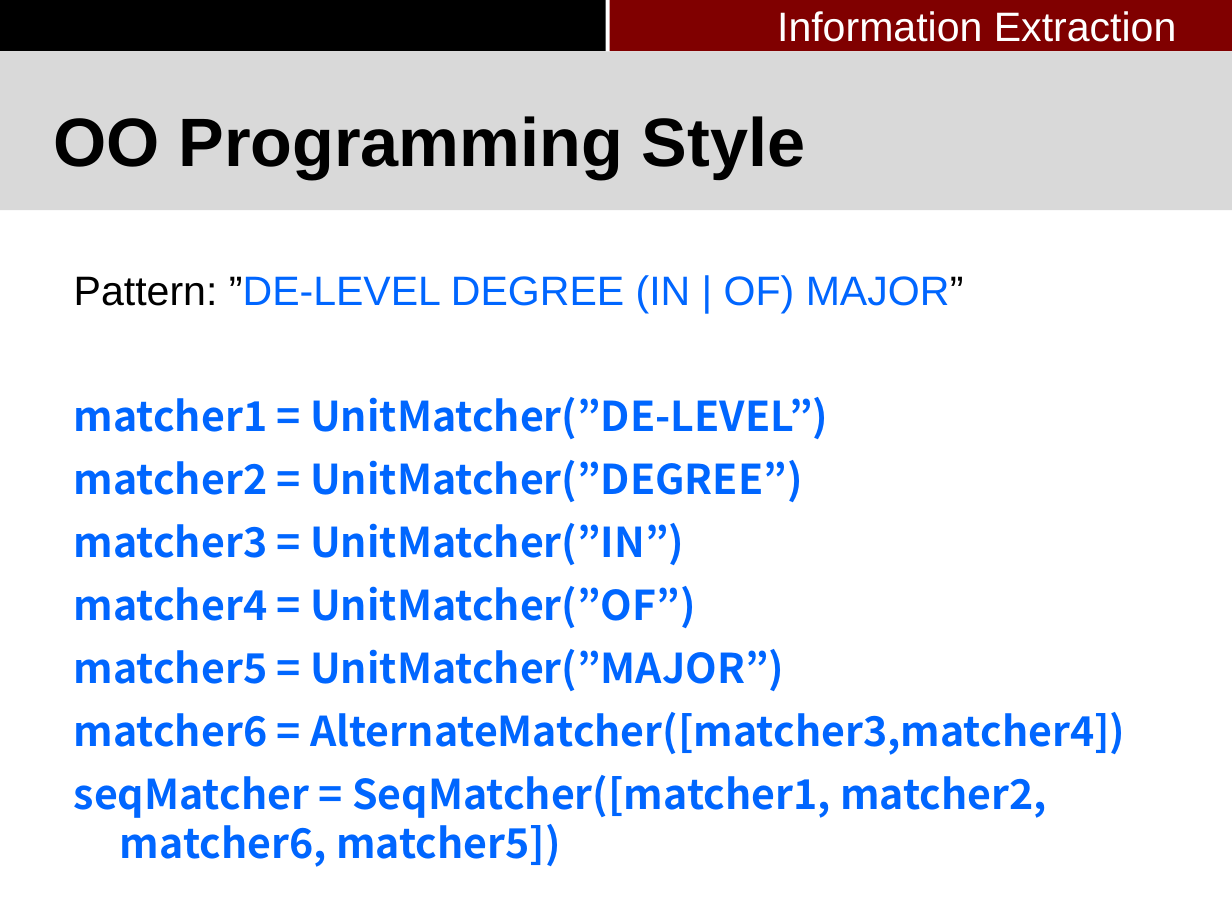
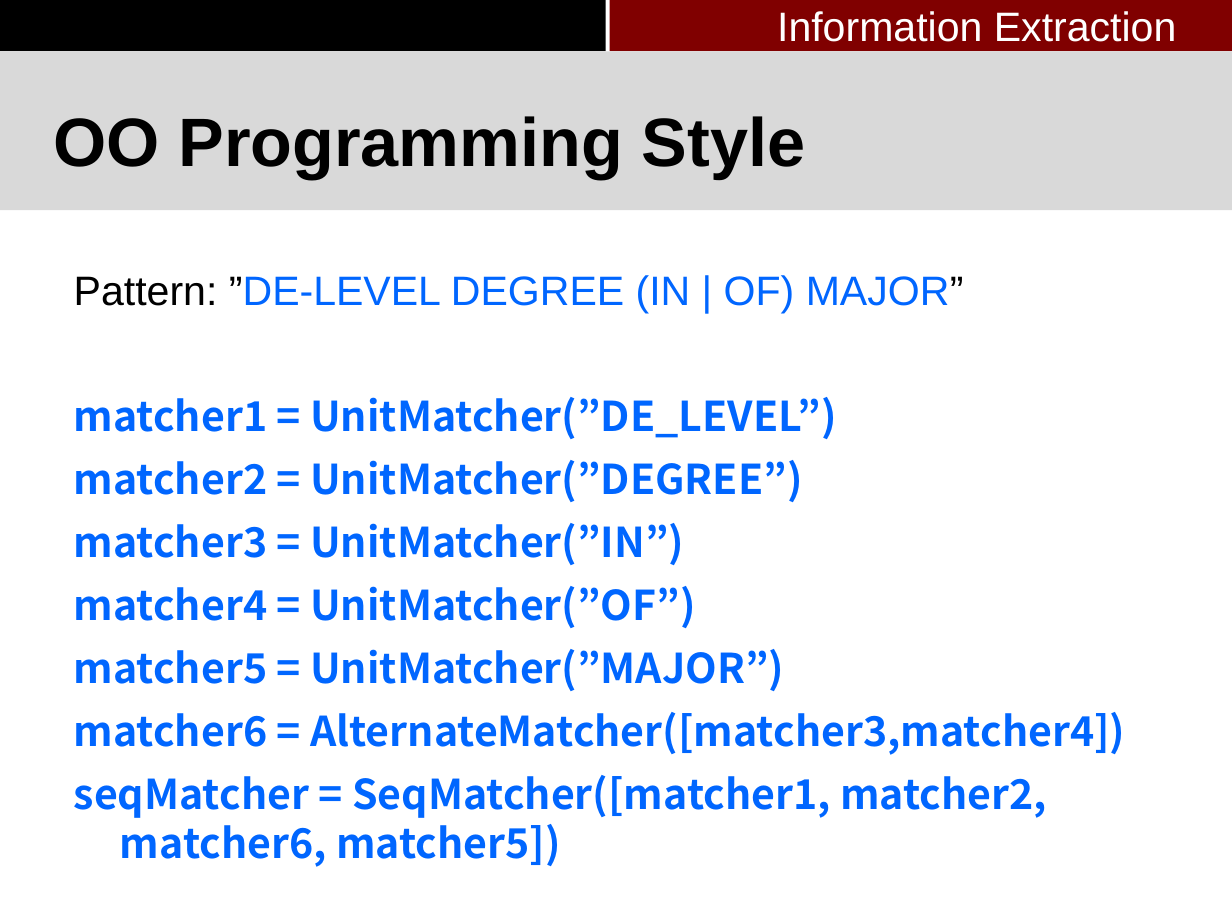
Before and after one commit to pkushiqiang/thesis, a slide deck: slide 42 of media/Master's thesis-3.pptx (slide 41 before the commit). Drawn at 1232x924 pixels with LibreOffice and Linux fonts; fonts in the diff are those of the drawing; background and template pictures are left out. Boxes give left, top, right and bottom in pixels: in the first picture for what was removed or moved away, otherwise in the second. Text is boxed around its words. In the diff, an @@ line names an element or a change of style, - is before the commit and + after.

```diff
--- a/media/Master's thesis-3.pptx
+++ b/media/Master's thesis-3.pptx
@@ text at (74,397,837,439): text changed @@
-matcher1 = UnitMatcher(”DE-LEVEL”)
+matcher1 = UnitMatcher(”DE_LEVEL”)
```
Also in this commit, not shown: 9 other slides changed, 2 slides added, 1 slide removed, 1 other file.
